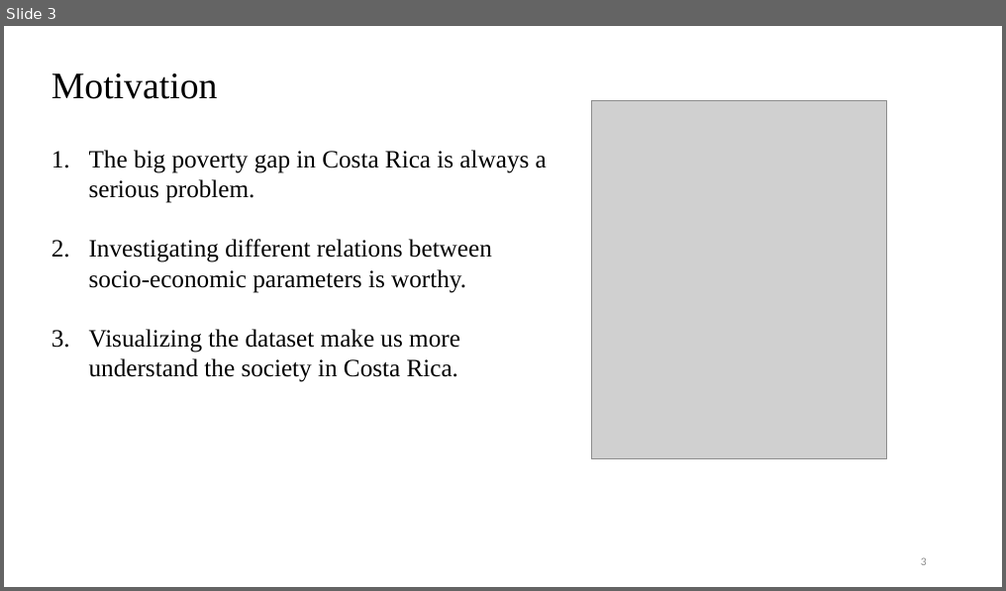
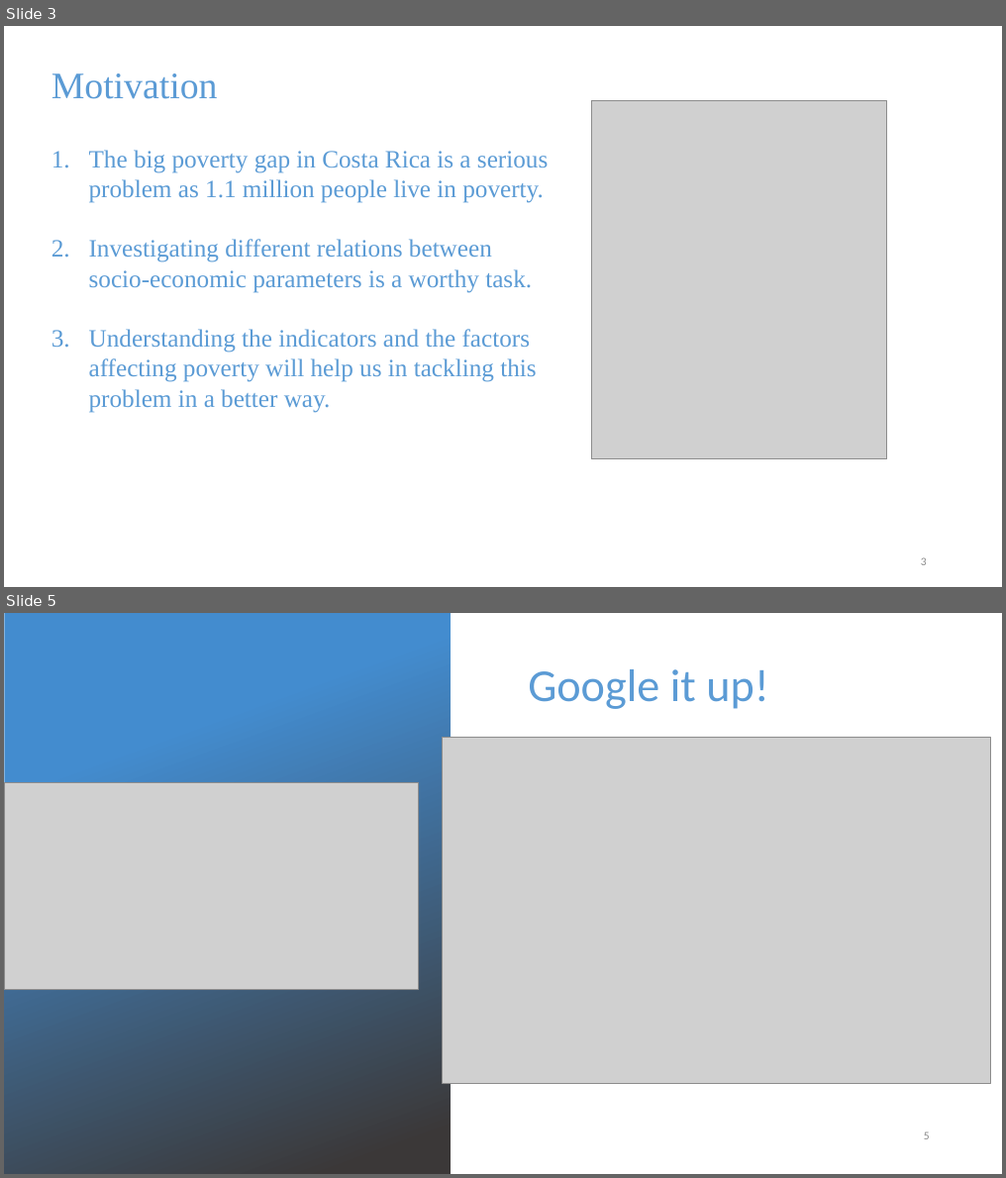
Before and after one commit to zhaomh1998/ece143, a slide deck: ECE143 presentation.pptx. Shown one above the other, each under a label of ours: slide 3 before the commit, slides 3 and 5 after it; the slides between them are not shown. The pictures are 1006x591 and 1006x1178 pixels, drawn with LibreOffice and Linux fonts; fonts in the diff are those of the drawing; grey boxes stand for pictures; background and template pictures are left out. Boxes give left, top, right and bottom in pixels: in the first picture for what was removed or moved away, otherwise in the second. Text is boxed around its words. In the diff, an @@ line names an element or a change of style, - is before the commit and + after.

```diff
--- a/ECE143 presentation.pptx
+++ b/ECE143 presentation.pptx
@@ slide 5 added at [4, 613, 1002, 1174], background picture (left out) @@
@@ rectangle added at [5, 613, 450, 1173], fill gradient #438CCF to #3B3838 @@
@@ text added at [528, 669, 769, 709], 44 pt, text #5B9BD5 @@
+Google it up!
@@ picture added at [443, 738, 991, 1084] @@
@@ picture added at [4, 782, 419, 989] @@
@@ page number added at [924, 1132, 930, 1140], 11 pt, text #898989 @@
+5
@@ slide 3 changed as well @@
@@ text "Motivation" at [52, 74, 218, 99]: text colour #000000 to #5B9BD5 @@
@@ text at [89, 150, 548, 413]: text changed; text colour #000000 to #5B9BD5 @@
-1. The big poverty gap in Costa Rica is always a serious problem.
-2. Investigating different relations between socio-economic parameters is worthy.
-3. Visualizing the dataset make us more understand the society in Costa Rica.
+1. The big poverty gap in Costa Rica is a serious problem as 1.1 million people live in poverty.
+2. Investigating different relations between socio-economic parameters is a worthy task.
+3. Understanding the indicators and the factors affecting poverty will help us in tackling this problem in a better way.
```
Also in this commit, not shown: 4 other slides changed, 9 other slides added, 4 slides removed.
